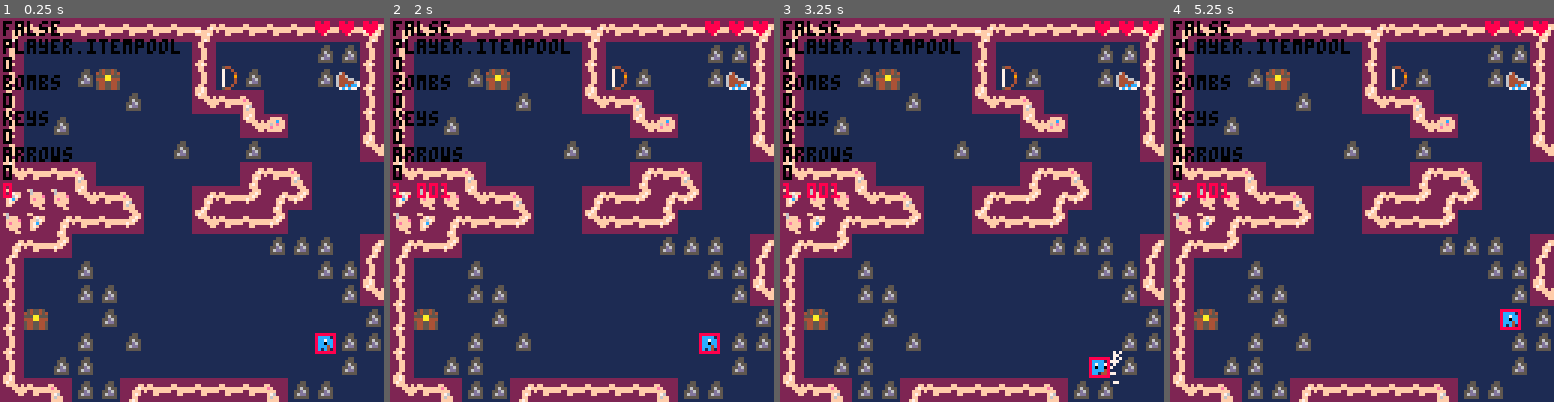
Above: before the commit, frames 1-4 (left to right).
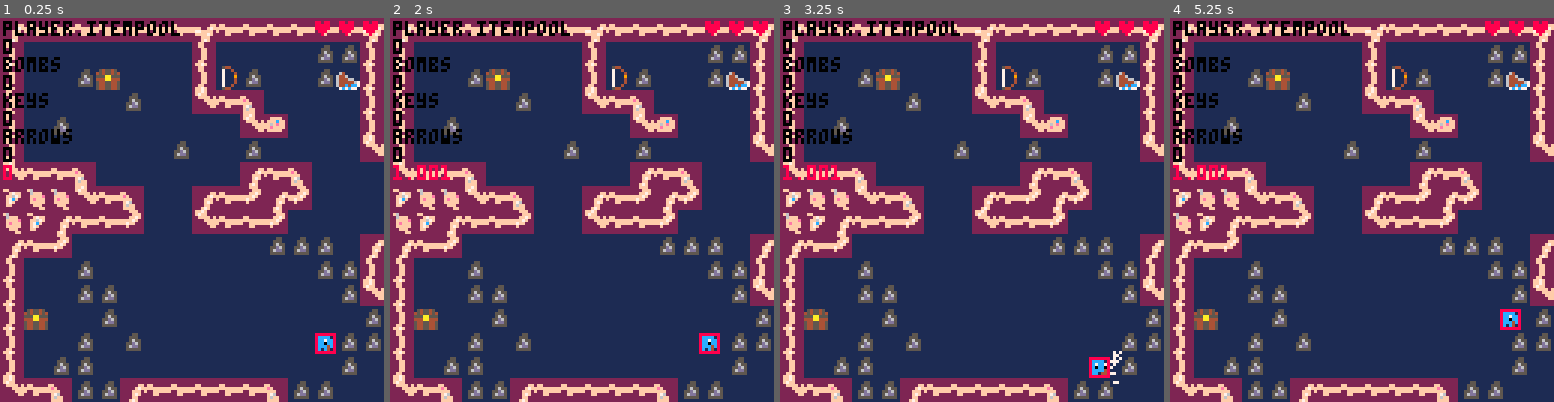
Above: after the commit, the same moments.

Repository: s-france/pico8GameS
Game: PICO-8 cartridge squid.p8
Same seed, same stepped clock (60 frames per second), same inputs: the game is played once before the commit and once after it.
Inputs:
- Up to frame 1 (0.25 s): no input
- Up to frame 2 (2 s): tap O (Z key) at 0.33, 0.7, 1.43 s; tap X (X key) at 1.07 s; hold Left from 1.97 s (still down); hold P2 Right from 1.97 s (still down)
- Up to frame 3 (3.25 s): tap X (X key) every 0.33 s from 2.07 to 3.07 s; tap O (Z key) at 2.22, 3.1 s; release Left at 2.37 s; release P2 Right at 2.37 s; hold Down 2.42-2.82 s; hold P2 Up 2.42-2.82 s; hold Right from 2.87 s (still down); hold P2 Left from 2.87 s (still down)
- Up to frame 4 (5.25 s): tap X (X key) every 0.33 s from 3.4 to 5.07 s; release Right at 3.53 s; release P2 Left at 3.53 s; hold Up 3.58-4.08 s; hold P2 Down 3.58-4.08 s; tap O (Z key) at 3.98, 4.87 s; hold Right 4.13-4.53 s; hold P2 Left 4.13-4.53 s; hold Down 4.58-5.08 s; hold P2 Up 4.58-5.08 s; hold Left from 5.13 s (still down); hold P2 Right from 5.13 s (still down)

The runs differ from the first frame. In frame 1, 3.2% of the frame differs, in the area x 0-47%, y 0-47%; in frame 2, 3.6%; in frame 3, 3.6%; in frame 4, 3.6%.

Commit message:
Update squid.p8

Diff:
--- a/squid.p8
+++ b/squid.p8
@@ -34,13 +34,16 @@
 	[6] = {0,1,10,12,0,1,4,4,-2,0,1,.5,.25},
 	[7] = {1,1,14,4,.5,.5,4,4,-2,2,.5,.5,.25} }
 
-	//npc1 = make_npc(1,0,70,35,1,1)
-	//npc2 = make_npc(0,0,8,16,0,1)
 	music_var = 4
-	music(4)
-
-	--testing
-
+	music(11)
+
+	menuitem(1,"inventory: ")
+		menuitem(2)
+  menuitem(2," slot 1 - ", print(player.slots.s1[1]) )
+  menuitem(3)
+  menuitem(3," slot 2 - ", print(player.slots.s2[1]) )
+  menuitem(4)
+  menuitem(4," slot 3 - ", print(player.slots.s3[1]) )
 end
 
 // routine updates every frame
@@ -51,11 +54,10 @@
 	foreach(bombpool,update_bomb)
 	foreach(explosions,update_explosion)
 	foreach(arrowpool,update_arrow)
-	//update_npc(npc1)
-	//update_npc(npc2)
 	foreach(particlesystems, update_partsys)
 	foreach(particles, update_particle)
 	foreach(hitboxes, update_hitbox)
+	--[[
 	if ((player.mapposx > 1 and player.mapposx < 4) and music_var !=0) then
 		music_var = 0
 		music(0)
@@ -63,6 +65,7 @@
 		music(5)
 		music_var = 4
 	end
+	--]]
 	mag = sqrt(player.dx^2 + player.dy^2)
 end
 
@@ -77,20 +80,18 @@
 	draw_player()
 	foreach(arrowpool,draw_arrow)
 	foreach(bombpool,draw_bomb)
-	//draw_npc(npc1)
-	//draw_npc(npc2)
+
 
 	foreach(particles, draw_particle)
 	print("♥♥♥",13*8,1,8)
 	// debug menu setup for
 	// debugging info within game
 	// debug:
-	print(player.diag,1, 1, 0)
 	--[[print("x: ")
 	print(player.mapposx)
 	print("y: ")
 	print(player.mapposy)--]]
-	print("player.itempool")
+	print("player.itempool",1, 1, 0)
 	print(player.itempool.bow[2])
 	print("bombs")
 	print(player.resources.bombs[1])
@@ -132,16 +133,17 @@
  // player items
  player.itempool = {
   ["bow"] = {42, 0, 0},
- 	["raft"] = {43, 0, 0} }
+ 	["ice boots"] = {43, 0},
+ 	["satchel"] = {58, 0 } }
  player.resources = {
   ["bombs"] = {0, 0},
   ["keys"] = {0},
   ["arrows"] = {0},
   ["money"] = {0} }
- player.inputs = {
-  [1] = "sword",
-  [2] = "bomb",
-  [3] = "bow"
+ player.slots = {
+  ["s1"] = {},
+  ["s2"] = {},
+  ["s3"] = {}
  }
 
 
@@ -153,20 +155,20 @@
 // move player
 //
 // move player is self explanatory
-// the function uses our collions
-// function (bottom of this tab)
+// the function uses our mapcollions
+// function (tab 9)
 // to restrict movement against
 // walls and objects with the
 // flag #0.
 
 function move_player()
- //debug
-	//print(collisions(player.x, player.y))
-	// player change in distance
+	// initialize dx, dy and diag
 	player.dx = 0
 	player.dy = 0
 	player.diag = false
 
+	// alter dx, dy based on btn input
+	// check mapcollisions on hb
 	if (btn(0) and not mapcollisions(player.hb).l) then
   player.dx-=1.001
 	end
@@ -180,27 +182,37 @@
   player.dy+=1.001
 	end
 
+	// diagonal check
 	if (player.dx*player.dy != 0) then
-  // movement vector is longer than 1 unit!
-  // normalize it:
+  // roughly normalize movement
+  // values. using .75 here for
+  // fluidity and smoothness.
   player.dx*=.75
   player.dy*=.75
+  // set diag to true
   player.diag = true
 	end
 
-	// new movement calculations
-	// to make diags smooth
-	// frank finish this!!!
+	// smoothness functions for
+	// diagonal movement. these set
+	// x and y to the center of each
+	// pixel. only happens on first
+	// frame of diag movement.
 
 	if (player.diag and not (player.face != player.prev_face)) then
   player.x = flr(player.x)+0.5
   player.y = flr(player.y)+0.5
  end
 
+ // move player by dx and dy
+ // (this is why .75 is better)
 	player.x+=player.dx
 	player.y+=player.dy
 
+	// set new previous face for
+	// the next frame
  player.prev_face = player.face
+	// end!
 end
 
 // update player
@@ -262,7 +274,7 @@
 		sword()
 	end
 
-	if (btnp(0,1) and player.itempool.bow[2] == 1 and player.resources.arrows[1] > 0)  then
+	if (btnp(0,1) and player.itempool.bow[2] >= 1 and player.resources.arrows[1] > 0)  then
 		add_arrow(player.mapposx,player.mapposy,player.x%128,player.y%128)
 		player.resources.arrows[1] -= 1
 	end
@@ -293,7 +305,14 @@
 	pal()
 end
 
-
+function slot(slot_)
+	local invtable = {}
+	for k,v in pairs(player.itempool) do
+		if (v[2] > 0) then
+			add(k,invtable)
+		end
+	end
+end
 -->8
 -- npcs
 --[[
@@ -756,6 +775,9 @@
 				if temp == j[1] then
 		 		player.interaction = true
 	 			j[2] += 1
+	 			if (i == "bow") then
+	 				j[1] = 52
+	 			end
 	 			mset(xest(player.x/8+v[1]),yest(player.y/8+v[2]),0)
 				end
 			end
@@ -1128,14 +1150,14 @@
 007007000056dd501ccccc4111111111222ff222222222ff222ff22222f222222222f7f22f7622220888888022f7f22222fffff22fffff222ffef222222fef22
 000000000055555011c1144111111111222222222222222222ff2222222222222222ff222f6ff2220080080022ff2222222fff22222222222fcff2222222ff22
 000000000000000011c11c111111111122222222222222222ff7f22222222222222f7f222ffff222008008002222222222222ff22222222222ff222222222222
-222222220002222000000780fff777ff06000006cccccccc2ff7f222222222220000000000000000000000000000000000000000454444544544445445444454
-222222220022220000007000ffffff7f60d06060cccccc6c2f7ff222222222220000000005455450054554500545545005455450555555555555555555555555
-222222ff00c2c20000077000ffdfffff06006d00cc6ccc7622ffff2f22fffff20444444045455454454554544545545445455454454444544566665445444454
-fff22f7f03fff23000555500ffffffff00d006d0cc76ccc7f22fefff2ffffeff50000005555aa555555aa555555aa555555aa5555555aa254566665445444454
-f77ffff20333333005111150ffffffff60000000cc676cccf6ff2fff2ffef6ff400aa004444aa444444aa444444aa444444aa4444544aa244566665445444454
-2ffff7f20f3333f005111150ffffffff0006d060ccc67cccfff222ff2ffcfff25445544554455445544554455445544554455445454444544566665445444454
-222fff220f5555f005111150ffdfffff600000006ccccccc6f22222222ffff225445544554455445544554455445544554455445555555555555555555555555
-222f7f220050050000555500ffffffff06d60060c6cccccc22222222222222225445544554455445544554455445544554455445454444544544445445444454
+222222220000000000000780fff777ff06000006cccccccc2ff7f222222222220000000000000000000000000000000000000000454444544544445445444454
+222222220000000000007000ffffff7f60d06060cccccc6c2f7ff222222222220000000005455450054554500545545005455450555555555555555555555555
+222222ff0000000000077000ffdfffff06006d00cc6ccc7622ffff2f22fffff20444444045455454454554544545545445455454454444544566665445444454
+fff22f7f0000000000555500ffffffff00d006d0cc76ccc7f22fefff2ffffeff50000005555aa555555aa555555aa555555aa5555555aa254566665445444454
+f77ffff20000000005111150ffffffff60000000cc676cccf6ff2fff2ffef6ff400aa004444aa444444aa444444aa444444aa4444544aa244566665445444454
+2ffff7f20000000005111150ffffffff0006d060ccc67cccfff222ff2ffcfff25445544554455445544554455445544554455445454444544566665445444454
+222fff220000000005111150ffdfffff600000006ccccccc6f22222222ffff225445544554455445544554455445544554455445555555555555555555555555
+222f7f220000000000555500ffffffff06d60060c6cccccc22222222222222225445544554455445544554455445544554455445454444544544445445444454
 11111111111111111111111111111111111111111111111111111111000040000000000000000000005440000000000000000000000000000000000055555555
 111cc111111cc111111cc111111cc111111cc111111cc111111cc111000444000440000000000000007004000000000000000000000000000000000050000005
 11cccc1111cccc1111ccdc1111cdcc1111ccdc1111cccc1111cccc110000f00004f00000040000770070004006400000000bb000000000000000000050000005
@@ -1144,14 +1166,14 @@
 1ccccc411cccc4c11ccdccc11cdcccc114cdccc11ccccc411ccccc410000f00000000f700000000000700040644444670bbbbbb0b7bbbb7b0bbbbbb050000005
 11cc144111c1c41111c1cc1114c11c1114cc1c1111cc1c4111c1c4410007f700000007f70000000000700400644c4cc70bbbbbb0bbbbbbbbb7bbbb7b50000005
 11c11c1111c11c1111c11c1111c11c1111c11c1111c11c1111c11c110007070000000070000000000054400007c7c77000bbbb0000bbbb000bbbbbb050000005
-f544445f00000000000000000555d55000a660000000000000000000000000000000000000000000000000000000000000000000000000000000000000000000
-55ffff550099990000999900555d5555007006000000000000000000000000000000000000000000000000000000000000000000000000000000000000000000
-f444444f0975579009999990555d5555007000600000000000000000000000000000000000000000000000000000000000000000000000000000000000000000
-f444444f97755779999559995555d555007000a00000000000000000000000000000000000000000000000000000000000000000000000000000000000000000
-f444444f977557799955559955555dd5007000600000000000000000000000000000000000000000000000000000000000000000000000000000000000000000
-f444444f0975579009999990555dd55d007000600000000000000000000000000000000000000000000000000000000000000000000000000000000000000000
-55ffff55009999000099990055d55555007006000000000000000000000000000000000000000000000000000000000000000000000000000000000000000000
-f544445f00000000000000000d55555000a660000000000000000000000000000000000000000000000000000000000000000000000000000000000000000000
+f544445f00000000000000000555d55000a660000222200000022222000222200222220000e007e0000000000000000000000000000000000000000000000000
+55ffff550099990000999900555d555500700600002222000022222000222200000222200e3e7370044400000000000000000000000000000000000000000000
+f444444f0975579009999990555d55550070006000272700007272000072270000027270e3333337004460000000000000000000000000000000000000000000
+f444444f97755779999559995555d555007000a00320f030030f0230030ff03000330f0007399370000664000000000000000000000000000000000000000000
+f444444f977557799955559955555dd50070006003333330033333300333333000f333300e39933e004e3e400000000000000000000000000000000000000000
+f444444f0975579009999990555dd55d007000600f3334f00f3334f00f3334f000f3334007333337044393400000000000000000000000000000000000000000
+55ffff55009999000099990055d55555007006000f5555f00f5555f00f5555f000055500733776e0004337400000000000000000000000000000000000000000
+f544445f00000000000000000d55555000a660000050050000500500005005000005050007e00000000444000000000000000000000000000000000000000000
 00000000000000000000000000000000000000000000000000000000000000000000000000000000000000000000000000000000000000000000000000000000
 00000000000000000000000000000000000000000000000000000000000000000000000000000000000000000000000000000000000000000000000000000000
 00000000000000000000000000000000000000000000000000000000000000000000000000000000000000000000000000000000000000000000000000000000
@@ -1379,36 +1401,36 @@
 
 
 __gff__
-0003000001010101010100010101010101000000000101010123252931050101000000000000000000000101000000000100000901000000000000000000000000000000000000000000000000000000000000000000000000000000000000000000000000000000000000000000000000000000000000000000000000000000
+0003000001010101010100010101010101000000000101010123252931050101000000000000000000000101000000000100000901000000000001000000000000000000000000000000000000000000000000000000000000000000000000000000000000000000000000000000000000000000000000000000000000000000
 0000000000000000000000000000000000000000000000000000000000000000000000000000000000000000000000000000000000000000000000000000000000000000000000000000000000000000000000000000000000000000000000000000000000000000000000000000000000000000000000000000000000000000
 __map__
 0804040404040404100404040404041010040404040404040404040404040404040404040404040404040404040404040404040404040404040404040404040404040404040404040404040404040404040404040404040404040404040404040404040404040404040404040404040404040404040404040404040404040409
-0603030303030303060303030301010606030303030303030303030303030303131313131313040413131313131304040404040404131313131313131313131303030303030303030303030303030304040303030303030303030303030303030303030303030303030303030303030303030303030304040403030303030306
-0603030119030303062a010303012b0606010303030303030303030303030303131313131313131313131313131313131313131313131313131313131313131303030303030303030303030303030303030303030303030303030303030303030303030303030303030303030303030303030303030303030303030303030306
-0603030303010303050409030303030606031a03080903030303010101010303131313131313131313131313131313131313131313131313131313131313131303030303030303030303030303030303030303030303030303030303030303030303030303030303030303030303030303030303030303030303030303030306
-06030103030303030303050d0303030606030804070f03030301030303030103131313131313131313131313131313131313131313131313131313131313131303030303030303030303030303030303030303030303030303030303030303030303030303030303030303030303030303030303030303030303030303030306
-0603030303030301030301030303030516040703030303030103030303030301131313131313131313131313131313131313131313131313131313131313131303030303030303030303030303030303030303030303030303030303030303030303030303030303030303030303030303030303030303030303030303030306
-0504040903030303030308040903030303030303030303030103030303030301131313131313131313131313131313131313131313131313131313131313131303030303030303030303030303030303030303030303030303030303030303030303030303030303030303030303030303030303030303030303030303030306
-0b0c0c0504090303080407080703030303030303030303030103030303030301131313131313131313131313131313131313131313131313131313131313131303030303030303030303030303030303030303030303030303030303030303030303030303030303030303030303030303030303030303030303030303030306
-0c0b080404070303050404070303030303030303030303030103030303030301131313131313131313131313131313131313131313131313131313131313131303030303030303030303030303030303030303030303030303030303030303030303030303030303030303030303030303030303030303030303030303030306
-0804070303030303030303010101030810040d03030303030301030303030103131313131313131313131313131313131313131313131313131313131313131303030303030303030303030303030303030303030303030303030303030303030303030303030303030303030303030303030303030303030303030303030306
-0603030103030303030303030301010606030303030303030303010101010303131313131313131313131313131313131313131313131313131313131313131303030303030303030303030303030303030303030303030303030303030303030303030303030303030303030303030303030303030303030303030303030306
-0603030101030303030000000003010507030303030303030303030303030303131313131313131313131313131313131313131313131313131313131313131303030303030303030303030303030303030303030303030303030303030303030303030303030303030303030303030303030303030303030303030303030306
-0619030301030303030000000003030103030303030303030303030303030303131313131313131313131313131313131313131313131313131313131313131303030303030303030303030303030303030303030303030303030303030303030303030303030303030303030303030303030303030303030303030303030306
-0603030103010303030000000003010103030303030303030303030303030303131313131313131313131313131313131313131313131313131313131313131303030303030303030303030303030303030303030303030303030303030303030303030303030303030303030303030303030303030303030303030303030306
-0603010103030303030000000003010303030303030303030303030303030303131313131313131313131313131313131313131313131313131313131313131303030303030303030303030303030303030303030303030303030303030303030303030303030303030303030303030303030303030303030303030303030306
-0504090101080404040404090101030303030303030303030303030303030303131313131313131313131313131313131313131313131313131313131313131303030303030303030303030303030303030303030303030303030303030303030303030303030303030303030303030303030303030303030303030303030306
-0804070303050404040404070303030303030303030303030303030303030303030303030303030303030303030303030303030303030303030303030303030303030303030303030303030303030303030303030303030303030303030303030303030303030303030303030303030303030303030303030303030303030306
+0603030303030303060303030301010606030303030303030303030303030303000000000000000000000000000000000000000000000000000000000000000003030303030303030303030303030304040303030303030303030303030303030303030303030303030303030303030303030303030304040403030303030306
+0603030119030303062a010303012b0606010303030303030303030303030303000000000000000000000000000000000000000000000000000000000000000003030303030303030303030303030303030303030303030303030303030303030303030303030303030303030303030303030303030303030303030303030306
+0603030303010303050409030303030606031a03080903030303010101010303000000000000000000000000000000000000000000000000000000000000000003030303030303030303030303030303030303030303030303030303030303030303030303030303030303030303030303030303030303030303030303030306
+06030103030303030303050d0303030606030804070f03030301030303030103000000000000000000000000000000000000000000000000000000000000000003030303030303030303030303030303030303030303030303030303030303030303030303030303030303030303030303030303030303030303030303030306
+0603030303030301030301030303030516040703030303030103030303030301000000000000000000000000000000000000000000000000000000000000000003030303030303030303030303030303030303030303030303030303030303030303030303030303030303030303030303030303030303030303030303030306
+0504040903030303030308040903030303030303030303030103030303030301000000000000000000000000000000000000000000000000000000000000000003030303030303030303030303030303030303030303030303030303030303030303030303030303030303030303030303030303030303030303030303030306
+0b0c0c0504090303080407080703030303030303030303030103030303030301000000000000000000000000000000000000000000000000000000000000000003030303030303030303030303030303030303030303030303030303030303030303030303030303030303030303030303030303030303030303030303030306
+0c0b080404070303050404070303030303030303030303030103030303030301000000000000000000000000000000000000000000000000000000000000000003030303030303030303030303030303030303030303030303030303030303030303030303030303030303030303030303030303030303030303030303030306
+0804070303030303030303010101030810040d03030303030301030303030103000000000000000000000000000000000000000000000000000000000000000003030303030303030303030303030303030303030303030303030303030303030303030303030303030303030303030303030303030303030303030303030306
+0603030103030303030303030301010606030303030303030303010101010303000000000000000000000000000000000000000000000000000000000000000003030303030303030303030303030303030303030303030303030303030303030303030303030303030303030303030303030303030303030303030303030306
+0603030101030303030000000003010507030303030303030303030303030303000000000000000000000000000000000000000000000000000000000000000003030303030303030303030303030303030303030303030303030303030303030303030303030303030303030303030303030303030303030303030303030306
+0619030301030303030000000003030103030303030303030303030303030303000000000000000000000000000000000000000000000000000000000000000003030303030303030303030303030303030303030303030303030303030303030303030303030303030303030303030303030303030303030303030303030306
+0603030103010303030000000003010103030303030303030303030303030303000000000000000000000000000000000000000000000000000000000000000003030303030303030303030303030303030303030303030303030303030303030303030303030303030303030303030303030303030303030303030303030306
+0603010103030303030000000003010303030303030303030303030303030303000000000000000000000000000000000000000000000000000000000000000003030303030303030303030303030303030303030303030303030303030303030303030303030303030303030303030303030303030303030303030303030306
+0504090101080404040404090101030303030303030303030303030303030303000000000000000000000000000000000000000000000000000000000000000003030303030303030303030303030303030303030303030303030303030303030303030303030303030303030303030303030303030303030303030303030306
+0804070303050404040404070303030303030303030303030303030303030303030303000303030303030303030303030303030303030303030303030303000003030303030303030303030303030303030303030303030303030303030303030303030303030303030303030303030303030303030303030303030303030306
 0603030303030303030303030303030303030303030303030303030303030303030303030303030303030303030303030303030303030303030303030303030303030303030303030303030303030303030303030303030303030303030303030303030303030303030303030303030303030303030303030303030303030306
 0603030303030303030303030303030303030303030303030303030303030303030303030303030303030303030303030303030303030303030303030303030303030303030303030303030303030303030303030303030303030303030303030303030303030303030303030303030303030303030303030303030303030306
 060303030303030303030303030303030303030308040d0317040409030303030303031f1f1f1f1f1f1f0303030303030303030303030303030303030303030303030303030303030303030303030303030303030303030303030303030303030303030303030303030303030303030303030303030303030303030303030306
 0603030303031f1e1f1e1f0303030303030303030601010101010106030303030303031f30303030301f0303030303030303030303030303030303030303030303030303030303030303030303030303030303030303030303030303030303030303030303030303030303030303030303030303030303030303030303030306
 0603030303031f0319031f030303030303030303060101010101010f030303030303031f30303030301f0303030303030303030303030303030303030303030303030303030303030303030303030303030303030303030303030303030303030303030303030303030303030303030303030303030303030303030303030306
 0603030303031f0303031f0303030303030303030f01010101010103030303030303031f30303030301f0303030303030303030303030303030303030303030303030303030303030303030303030303030303030303030303030303030303030303030303030303030303030303030303030303030303030303030303030306
-0603030303031f1e1d1e1f030303030303030303030101011b01010e030303030303031f30303030301f0303030303030303030303030303030303030303030303030303030303030303030303030303030303030303030303030303030303030303030303030303030303030303030303030303030303030303030303030306
+0603030303031f1e1d1e1f030303030303030303030101013401010e030303030303031f30303030301f0303030303030303030303030303030303030303030303030303030303030303030303030303030303030303030303030303030303030303030303030303030303030303030303030303030303030303030303030306
 06030303030303030303030303030303030303030e01010101010106030303030303031f1f1f2f1f1f1f0303030303030303030303030303030303030303030303030303030303030303030303030303030303030303030303030303030303030303030303030303030303030303030303030303030303030303030303030306
 0603030303030303030303030303030303030303060101010101010603030303030303030303030303030303030303030303030303030303030303030303030303030303030303030303030303030303030303030303030303030303030303030303030303030303030303030303030303030303030303030303030303030306
-06030303030303030303030303030303030303030504040d0317040703030303030303030303030303030303030303030303030303030303030303030303030303030303030303030303030303030303030303030303030303030303030303030303030303030303030303030303030303030303030303030303030303030306
+060303030303030303030303030303030303031b0504040d0317040703030303030303030303030303030303030303030303030303030303030303030303030303030303030303030303030303030303030303030303030303030303030303030303030303030303030303030303030303030303030303030303030303030306
 0603030303030303030303030303030303030303030303030303030303030303030303030303030303030303030303030303030303030303030303030303030303030303030303030303030303030303030303030303030303030303030303030303030303030303030303030303030303030303030303030303030303030306
 0603030303030303030303030303030303030303030303030303030303030303030303030303030303030303030303030303030303030303030303030303030303030303030303030303030303030303030303030303030303030303030303030303030303030303030303030303030303030303030303030303030303030306
 0603030303030303030303030303030303030303030303030303030303030303030303030303030303030303030303030303030303030303030303030303030303030303030303030303030303030303030303030303030303030303030303030303030303030303030303030303030303030303030303030303030303030306
